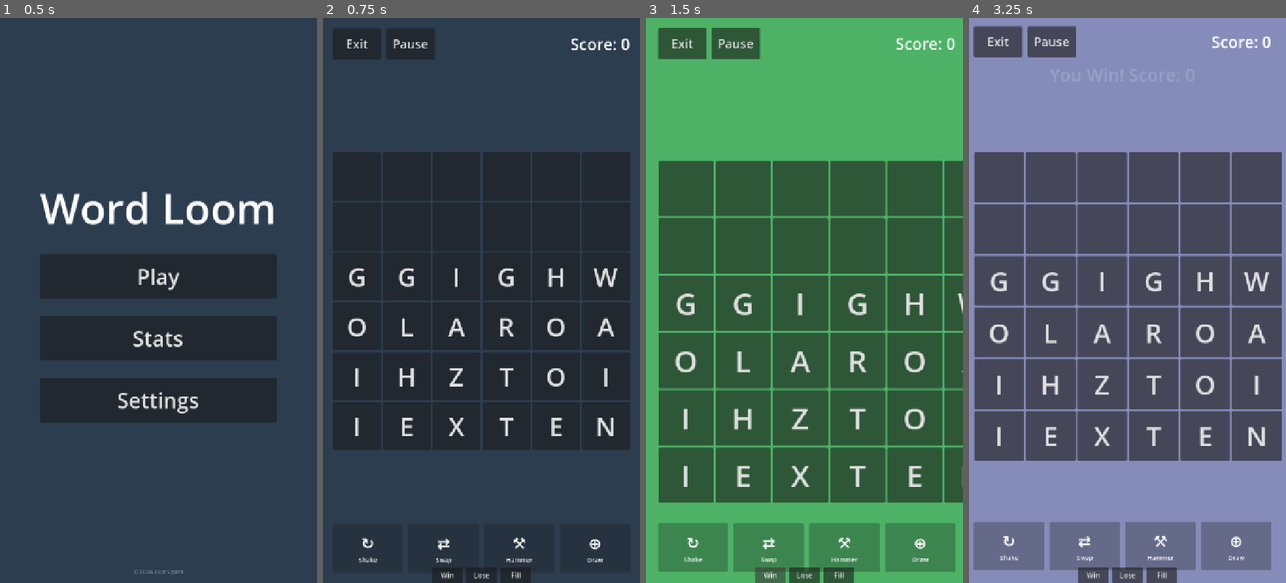
Above: before the commit, frames 1-4 (left to right).
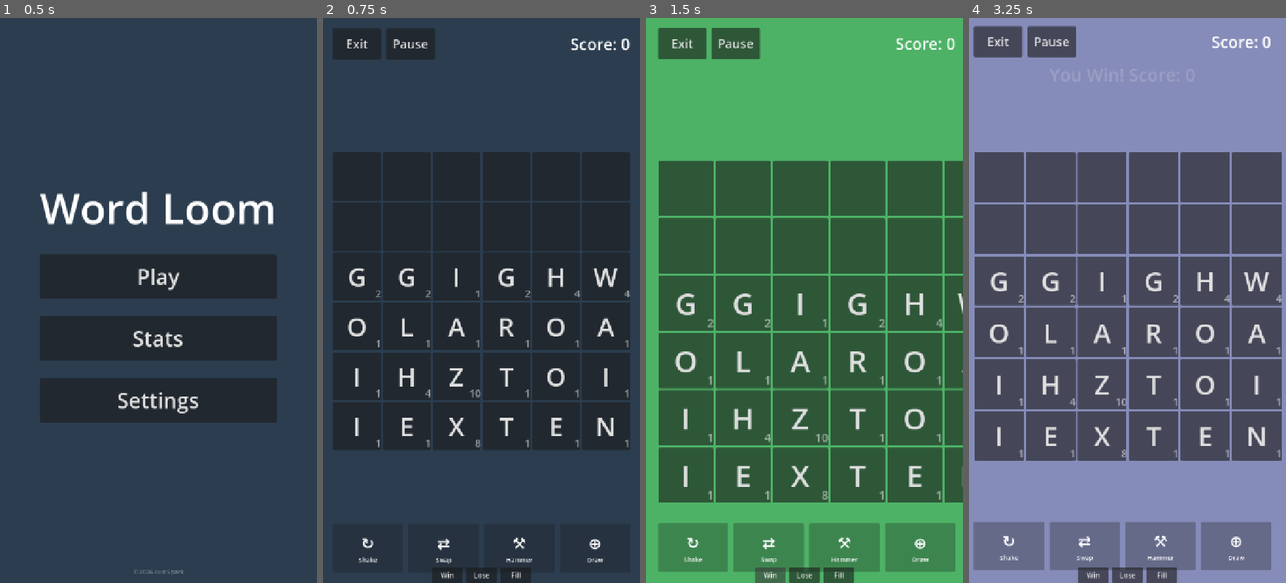
Above: after the commit, the same moments.

Repository: lux-sp4rk/wrdfall
Game: Godot game, scene res://scenes/Home.tscn
Same seed, same stepped clock (60 frames per second), same inputs: the game is played once before the commit and once after it.
Inputs (mouse positions are in pixels of both pictures, inside the frame that each line leads up to):
- Up to frame 1 (0.5 s): no input
- Up to frame 2 (0.75 s): click "Play" at 0.5 s
- Up to frame 3 (1.5 s): click "Win" at 1.25 s
- Up to frame 4 (3.25 s): tap Enter at 2 s; move the mouse to (1197, 272) at 2.02 s; hold W 2.03-2.78 s; hold Ctrl 2.03-2.78 s; click (1197, 272) at 2.17 s; move the mouse to (1064, 328) at 2.77 s; tap L at 2.85 s; click (1064, 328) at 2.92 s

Frame 1 is identical in both runs. In frame 2, 0.3% of the frame differs, in the area x 16-97%, y 48-76%; in frame 3, 1.0%; in frame 4, 1.4%, in the area x 1-99%, y 23-79%.
Error before the commit: Cannot call method 'hide' on a null value. (res://scripts/LoomDrop.gd:1258)
Error after the commit: Cannot call method 'hide' on a null value. (res://scripts/LoomDrop.gd:1289)

Commit message:
feat: Scrabble-style letter-based scoring with tile point values
Replace flat length-based scoring with per-letter point values (Scrabble/FISE)
plus a length bonus. Each tile now displays its point value as a small subscript
in the bottom-right corner. Word-clear feedback shows the breakdown for words
with a length bonus (e.g. "+5 (+2 length)").

Co-Authored-By: Claude Opus 4.6 <noreply@anthropic.com>

Diff:
--- a/godot/scripts/LanguageConfig.gd
+++ b/godot/scripts/LanguageConfig.gd
@@ -12,6 +12,7 @@
 var target_vowel_ratio: float
 var bigrams: Dictionary
 var seed_words: Array
+var letter_points: Dictionary  # per-letter scoring values (Scrabble-style)
 var extra_alpha: Array  # extra Unicode codepoints allowed (e.g. Ñ = 209)
 var ui_strings: Dictionary
 
@@ -43,6 +44,12 @@
 		"E": 12, "A": 9, "I": 9, "O": 8, "N": 6, "R": 6, "T": 6, "L": 4, "S": 4, "U": 4,
 		"D": 4, "G": 3, "B": 2, "C": 2, "M": 2, "P": 2, "F": 2, "H": 2, "V": 2, "W": 2,
 		"Y": 2, "K": 1, "J": 1, "X": 1, "Q": 1, "Z": 1,
+	}
+	cfg.letter_points = {
+		"A": 1, "B": 3, "C": 3, "D": 2, "E": 1, "F": 4, "G": 2, "H": 4,
+		"I": 1, "J": 8, "K": 5, "L": 1, "M": 3, "N": 1, "O": 1, "P": 3,
+		"Q": 10, "R": 1, "S": 1, "T": 1, "U": 1, "V": 4, "W": 4, "X": 8,
+		"Y": 4, "Z": 10,
 	}
 	cfg.bigrams = {
 		"T": "HEIOA", "H": "EAIOU", "S": "THECO", "R": "EAIOU", "N": "GDEOT",
@@ -110,6 +117,12 @@
 		"H": 2, "F": 1, "V": 1, "Y": 1, "Q": 1, "J": 1, "X": 1, "Z": 1,
 		"\u00d1": 1,  # Ñ
 	}
+	cfg.letter_points = {
+		"A": 1, "B": 3, "C": 3, "D": 2, "E": 1, "F": 4, "G": 2, "H": 4,
+		"I": 1, "J": 8, "L": 1, "M": 3, "N": 1, "\u00d1": 8, "O": 1, "P": 3,
+		"Q": 5, "R": 1, "S": 1, "T": 1, "U": 1, "V": 4, "X": 8, "Y": 4,
+		"Z": 10,
+	}
 	# TODO: Spanish bigrams — see contribution request below
 	cfg.bigrams = {
 		"A": "NRLSD", "B": "AEOIR", "C": "OAEIU", "D": "EAOIR",
--- a/godot/scripts/LoomDrop.gd
+++ b/godot/scripts/LoomDrop.gd
@@ -30,6 +30,7 @@
 
 var grid: Array = []       # 2D [row][col] of String
 var buttons: Array = []    # 2D [row][col] of Button
+var point_labels: Array = []  # 2D [row][col] of Label (subscript point values)
 var selected_path: Array = []  # Array of Vector2i (x=col, y=row)
 var is_selecting: bool = false
 var is_hammer_targeting: bool = false
@@ -179,6 +180,7 @@
 	grid_container.columns = COLS
 	grid.clear()
 	buttons.clear()
+	point_labels.clear()
 
 	# Build data grid: empty top rows, filled bottom rows
 	var empty_rows: int = ROWS - INITIAL_FILL_ROWS
@@ -194,15 +196,30 @@
 	# Create button grid from data
 	for row in range(ROWS):
 		var btn_row: Array = []
+		var pt_row: Array = []
 		for col in range(COLS):
 			var btn := Button.new()
 			btn.text = grid[row][col]
 			btn.custom_minimum_size = Vector2(16, 16)
 			btn.add_theme_font_size_override("font_size", 44)
 			btn.mouse_filter = Control.MOUSE_FILTER_IGNORE
+			btn.clip_contents = true
 			grid_container.add_child(btn)
+
+			# Point value subscript (bottom-right, like Scrabble tiles)
+			var pt_label := Label.new()
+			pt_label.set_anchors_preset(Control.PRESET_FULL_RECT)
+			pt_label.horizontal_alignment = HORIZONTAL_ALIGNMENT_RIGHT
+			pt_label.vertical_alignment = VERTICAL_ALIGNMENT_BOTTOM
+			pt_label.mouse_filter = Control.MOUSE_FILTER_IGNORE
+			pt_label.add_theme_color_override("font_color", Color(1, 1, 1, 0.55))
+			btn.add_child(pt_label)
+			_update_point_label(pt_label, grid[row][col])
+
 			btn_row.append(btn)
+			pt_row.append(pt_label)
 		buttons.append(btn_row)
+		point_labels.append(pt_row)
 
 
 func _resize_grid() -> void:
@@ -217,11 +234,14 @@
 	if cell_size < 16.0:
 		cell_size = 16.0
 	var font_size: int = int(cell_size * 0.55)
+	var pt_font_size: int = int(cell_size * 0.22)
 	for row in range(ROWS):
 		for col in range(COLS):
 			var btn: Button = buttons[row][col]
 			btn.custom_minimum_size = Vector2(cell_size, cell_size)
 			btn.add_theme_font_size_override("font_size", font_size)
+			if not point_labels.is_empty():
+				point_labels[row][col].add_theme_font_size_override("font_size", pt_font_size)
 
 
 func _seed_words() -> void:
@@ -520,7 +540,12 @@
 	_update_hammer_button()
 	_update_swap_button()
 	_update_draw_more_button()
-	word_label.text = "+%d" % points
+	var length_bonus: int = maxi(0, word.length() - 3) * 2
+	if length_bonus > 0:
+		var letter_sum: int = points - length_bonus
+		word_label.text = "+%d (+%d length)" % [letter_sum, length_bonus]
+	else:
+		word_label.text = "+%d" % points
 
 	# Track word and tiles cleared
 	StatsManager.record_word(word, selected_path.size())
@@ -554,14 +579,11 @@
 
 
 func _score_word(word: String) -> int:
-	var length: int = word.length()
-	# Base points scale with length; longer words are worth more
-	match length:
-		3: return 5
-		4: return 7
-		5: return 10
-		6: return 14
-		_: return 14 + (length - 6) * 5
+	var letter_sum: int = 0
+	for ch in word:
+		letter_sum += lang_config.letter_points.get(ch, 1)
+	var length_bonus: int = maxi(0, word.length() - 3) * 2
+	return letter_sum + length_bonus
 
 
 # --- Shake Button ---
@@ -1043,6 +1065,8 @@
 	for row in range(ROWS):
 		for col in range(COLS):
 			buttons[row][col].text = grid[row][col]
+			if not point_labels.is_empty():
+				_update_point_label(point_labels[row][col], grid[row][col])
 
 
 # --- Visuals ---
@@ -1086,6 +1110,13 @@
 	return sb
 
 
+func _update_point_label(pt_label: Label, letter: String) -> void:
+	if letter == "":
+		pt_label.text = ""
+	else:
+		pt_label.text = str(lang_config.letter_points.get(letter, 1))
+
+
 func _update_score_display() -> void:
 	top_nav_bar.update_score(score)
 
Not shown, changed: CLAUDE.md
